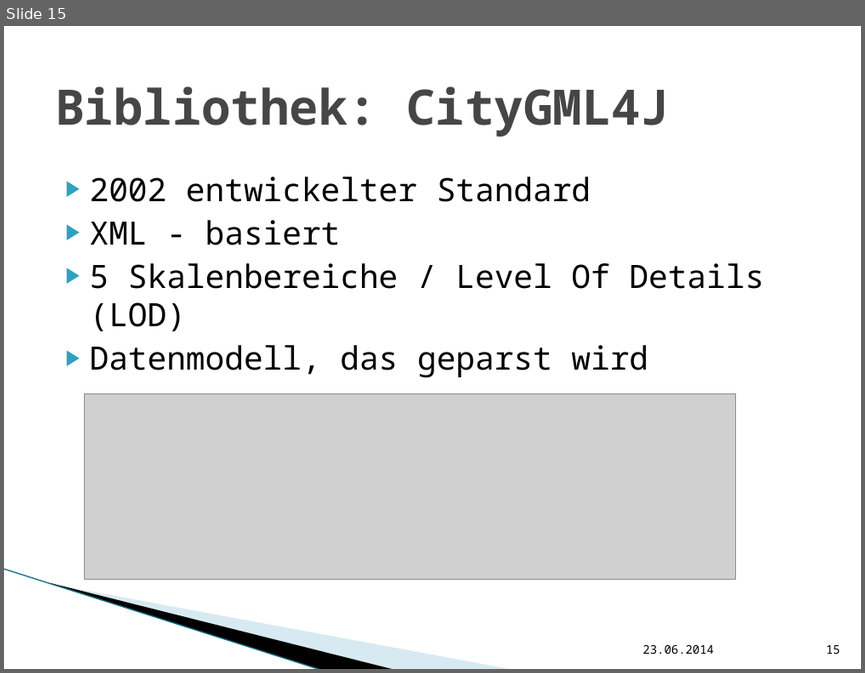
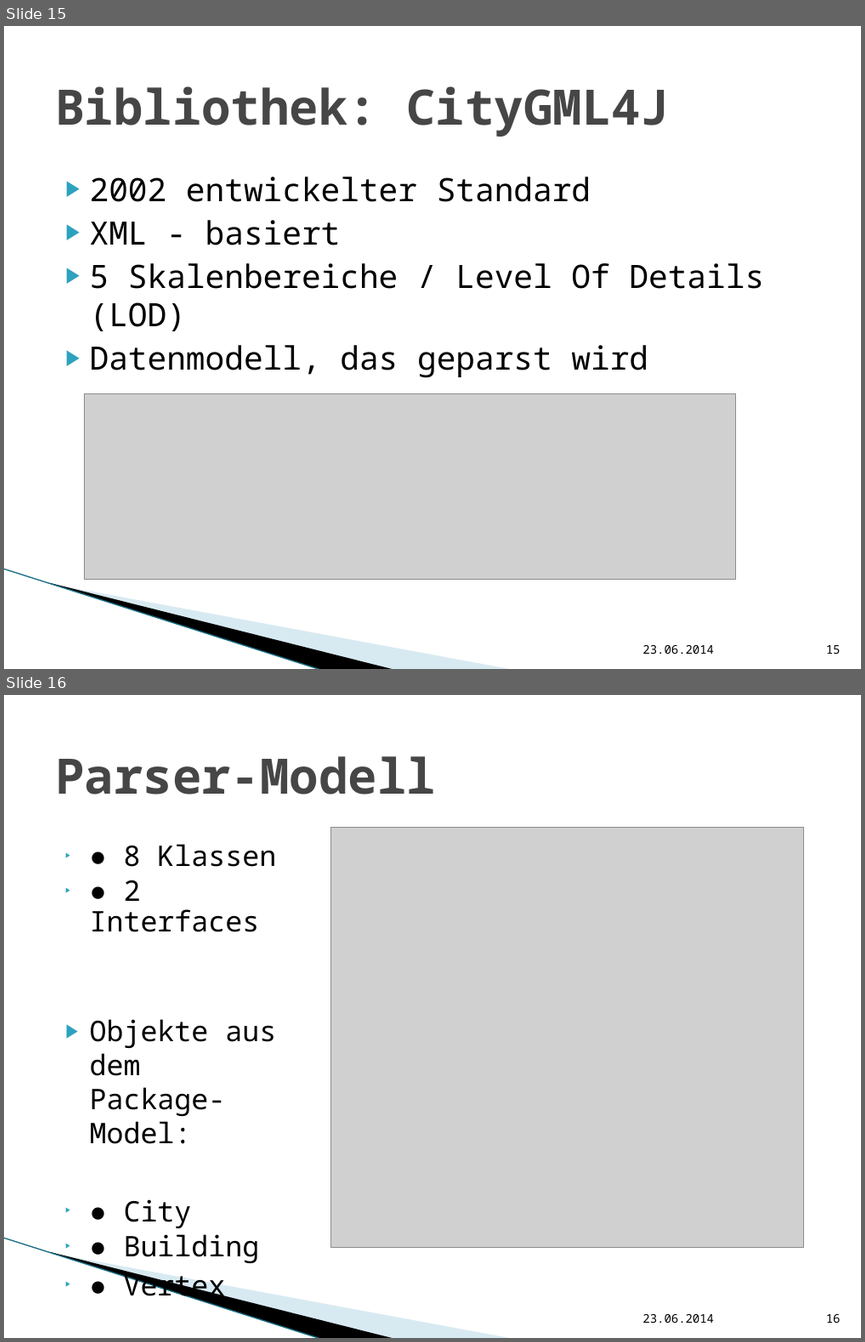
Before and after one commit to hft-swp/stuff, a slide deck: doku/präsentation nicht komplett/vCity-Präsentation.pptx. Shown one above the other, each under a label of ours: slide 15 before the commit, slides 15 and 16 after it. The pictures are 865x673 and 865x1342 pixels, drawn with LibreOffice and Linux fonts; fonts in the diff are those of the drawing; grey boxes stand for pictures; background and template pictures are left out. Boxes give left, top, right and bottom in pixels: in the first picture for what was removed or moved away, otherwise in the second. Text is boxed around its words. In the diff, an @@ line names an element or a change of style, - is before the commit and + after.

Commit message:
Mein Teil hinzugefügt
Parser-Klassen & Interfaces
wird noch vervollständigt

```diff
--- a/doku/präsentation nicht komplett/vCity-Präsentation.pptx
+++ b/doku/präsentation nicht komplett/vCity-Präsentation.pptx
@@ slide 16 added at (x1=4, y1=695, x2=861, y2=1338), background #FFFFFF; not listed: 3 template elements that a slide beside it also shows @@
@@ title added at (x1=55, y1=756, x2=436, y2=794), 41 pt, text #464646, bold @@
+Parser-Modell
@@ text added at (x1=90, y1=844, x2=276, y2=1263), 23.8 pt, text #000000 @@
+▶ ● 8 Klassen
+▶ ● 2 Interfaces
+▶ Objekte aus dem Package-Model:
+▶ ● City
+▶ ● Building
+▶ ● Vertex
@@ picture added at (x1=331, y1=828, x2=803, y2=1247) @@
@@ text added at (x1=642, y1=1314, x2=714, y2=1322), 10 pt, text #000000 @@
+23.06.2014
@@ page number added at (x1=826, y1=1314, x2=840, y2=1322), 10 pt, text #000000 @@
+16
```
Also in this commit, not shown: 1 slide changed, 4 other slides added.
